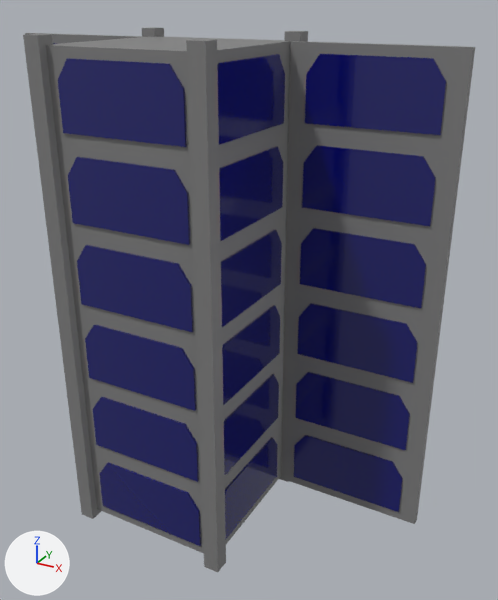
Two versions of the glTF model assets/cubesat.glb, one commit apart.
The view is the same before and after, from a camera (50 mm lens) standing at (2.29, -3.31, 1.73) and looking at (0.36, 0.19, -0.02). The lights are fixed; the arrows at lower left show +X, +Y and +Z. Where no turn or scale is listed for an object, it has been applied to the vertices. Vertices at the same position are counted once.

The scene before the commit, as lines of its bpy script (objects in view):
```python
me_cube_001 = bpy.data.meshes.new('Cube.001')
me_cube_001.from_pydata(...)  # 360 vertices, 600 faces; spans x -2.39..0.39, y -0.94..0.04, z -1.44..1.44
me_cube_001.materials.append(mat_boringblue)  # dark blue #00026b
me_cube_002 = bpy.data.meshes.new('Cube.002')
me_cube_002.from_pydata(...)  # a box spanning x -0.05..0.05, y -0.05..0.05, z -1.55..1.55; a box spanning x 0.95..1.05, y -0.05..0.05, z -1.55..1.55; a box spanning x -0.05..0.05, y 0.95..1.05, z -1.55..1.55; a box spanning x 0.95..1.05, y 0.95..1.05, z -1.55..1.55
me_cube_002.materials.append(mat_gray)  # grey #808080
me_cube_004 = bpy.data.meshes.new('Cube.004')
me_cube_004.from_pydata(...)  # a box spanning x 0.51..1.51, y 0.41..0.46, z -1.5..1.5; a box spanning x -1.51..-0.51, y 0.41..0.46, z -1.5..1.5
me_cube_004.materials.append(mat_gray)  # grey #808080
ob_columns = bpy.data.objects.new('Columns', me_cube_002)
ob_columns.location = (-0.5, -0.5, 0.0)
ob_solar_cells = bpy.data.objects.new('Solar cells', me_cube_001)
ob_solar_cells.location = (1.007, 0.43, 0.0)
ob_wings = bpy.data.objects.new('Wings', me_cube_004)
ob_wings.location = (0.0, 0.0, 0.0)
# also in view: 'Body' at (0.0, 0.0, 0.0)
```
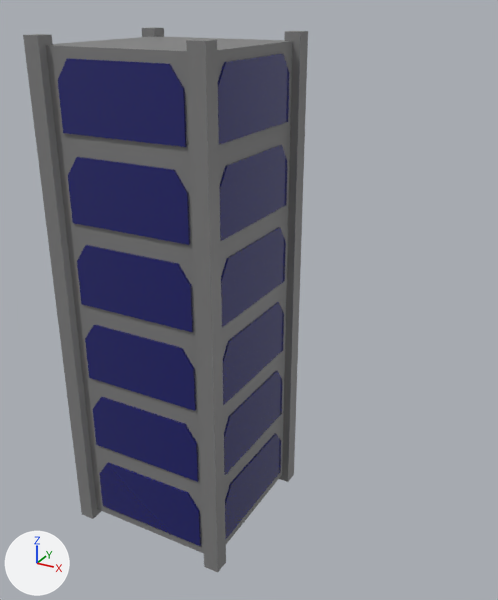
Edits to the bpy script that builds the scene:
```text
Change me_cube_001:
    used by ob_solar_cells; location = (1.007, 0.43, 0.0)
    remove me_cube_001.from_pydata(...)  # 360 vertices, 600 faces; spans x -2.39..0.39, y -0.94..0.04, z -1.44..1.44
    add me_cube_001.from_pydata(...)  # 216 vertices, 360 faces; spans x -1.52..-0.5, y -0.94..-0.03, z -1.44..1.44
    me_cube_001 part 1: the loose piece of 12 vertices spanning x -0.57..-0.5, y -0.87..-0.09, z -0.44..-0.06 is moved by (0.0, 0.05, 0.0)
    me_cube_001 part 2: the loose piece of 12 vertices spanning x -0.57..-0.5, y -0.87..-0.09, z -0.94..-0.56 is moved by (0.0, 0.05, 0.0)
    me_cube_001 part 3: the loose piece of 12 vertices spanning x -0.57..-0.5, y -0.87..-0.09, z -1.44..-1.06 is moved by (0.0, 0.05, 0.0)
    me_cube_001 part 4: the loose piece of 12 vertices spanning x -0.57..-0.5, y -0.87..-0.09, z 0.06..0.44 is moved by (0.0, 0.05, 0.0)
    me_cube_001 part 5: the loose piece of 12 vertices spanning x -0.57..-0.5, y -0.87..-0.09, z 0.56..0.94 is moved by (0.0, 0.05, 0.0)
    me_cube_001 part 6: the loose piece of 12 vertices spanning x -0.57..-0.5, y -0.87..-0.09, z 1.06..1.44 is moved by (0.0, 0.05, 0.0)
    me_cube_001 part 7: 12 loose pieces with 144 vertices, spanning x -2.39..0.39, y -0.04..0.04, z -1.44..1.44, are deleted
Remove ob_wings:
    ob_wings = bpy.data.objects.new('Wings', me_cube_004)
    ob_wings.location = (0.0, 0.0, 0.0)
```

What differs and where, as boxes (x1, y1, x2, y2) in the pictures (498 x 600 px; the box of a moved part takes in the faces that stretch with it):
'Solar cells', reshaped (41% narrower)
    before: (53, 43, 446, 546)
    after: (58, 54, 289, 546)
'Wings', deleted
    before: (25, 33, 475, 524)
part 1 of me_cube_001, moved or reshaped
    before: (222, 305, 280, 405)
    after: (223, 302, 284, 405)
part 2 of me_cube_001, moved or reshaped
    before: (224, 374, 279, 475)
    after: (224, 371, 282, 475)
part 3 of me_cube_001, moved or reshaped
    before: (225, 437, 278, 539)
    after: (225, 433, 281, 539)
part 4 of me_cube_001, moved or reshaped
    before: (221, 230, 282, 327)
    after: (221, 227, 286, 327)
part 5 of me_cube_001, moved or reshaped
    before: (219, 146, 283, 241)
    after: (220, 145, 287, 241)
part 6 of me_cube_001, moved or reshaped
    before: (217, 54, 285, 145)
    after: (218, 54, 289, 145)
part 7 of me_cube_001, deleted (blue)
    before: (53, 43, 446, 512)
